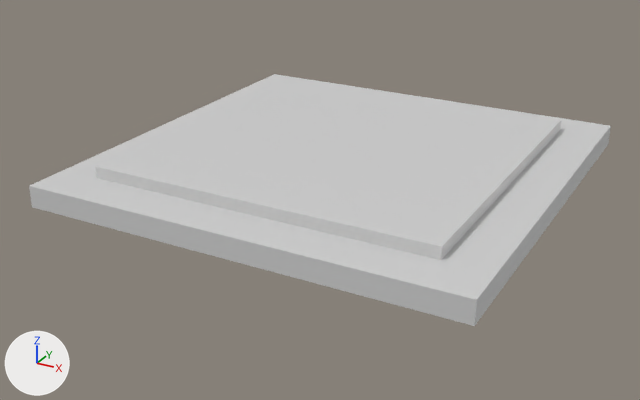
Before and after pictures for a commit that changed the COLLADA model assets/objects/processor.dae.
Camera for both pictures: a camera (50 mm lens) standing at (1.78, -3.47, 1.56) and looking at (-0.06, -0.13, -0.11). Arrows for +X, +Y and +Z are at lower left; the lights stay in place. Where no turn or scale is listed for an object, it has been applied to the vertices.
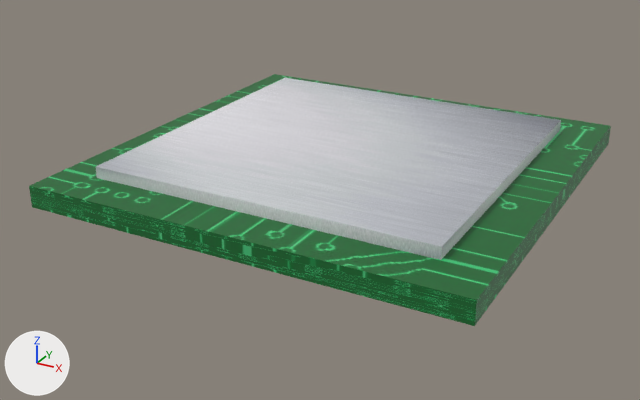
What differs and where, as boxes [x1, y1, x2, y2] in the pictures (640 x 400 px):
'Cube_002', surface changed
    both: [96, 78, 561, 260]
'Cube_001', surface changed (grey to green)
    both: [29, 74, 611, 326]

Diff of the bpy script that builds the scene:
```diff
--- a/assets/objects/processor.dae.py
+++ b/assets/objects/processor.dae.py
@@ img_processorskin_jpg @@
+img_processorskin_jpg = load_image('processorskin.jpg', 'Textures/processorskin.jpg', 256, 256, 'sRGB')
@@ img_metaalskin_jpg @@
+img_metaalskin_jpg = load_image('metaalskin.jpg', 'Textures/metaalskin.jpg', 2048, 2048, 'sRGB')
@@ mat_material_002 @@
 mat_material_002 = principled_material('Material_002')
-mat_material_002.base_color = (0.64, 0.64, 0.64)  # light grey #d1d1d1
+mat_material_002.texture = img_metaalskin_jpg
 mat_material_002.roughness = 0.44
@@ mat_material_001 @@
 mat_material_001 = principled_material('Material_001')
-mat_material_001.base_color = (0.64, 0.64, 0.64)  # light grey #d1d1d1
+mat_material_001.texture = img_processorskin_jpg
 mat_material_001.roughness = 0.44
```
